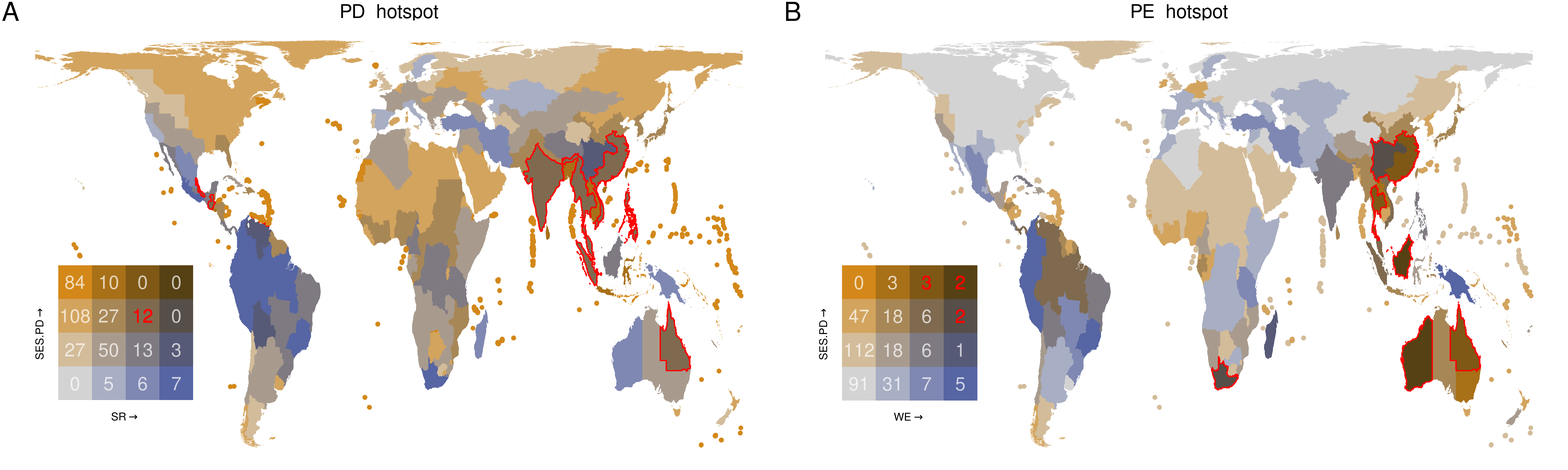
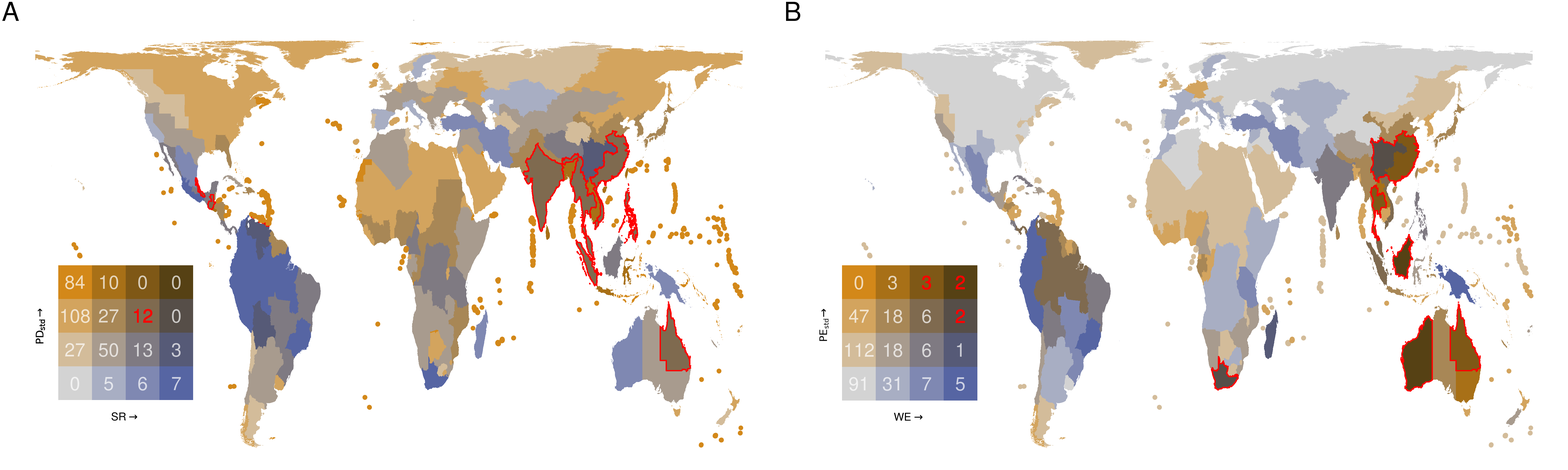
Revision of a layered w=1568, h=470 image; what changed, layer by layer:
added layer "PD" above "PE" over [35, 319, 46, 345]
added layer "PE" above "choropleth_hotspots.png" over [819, 318, 829, 342]
painted on "choropleth_hotspots.png" over [35, 4, 1228, 360]
